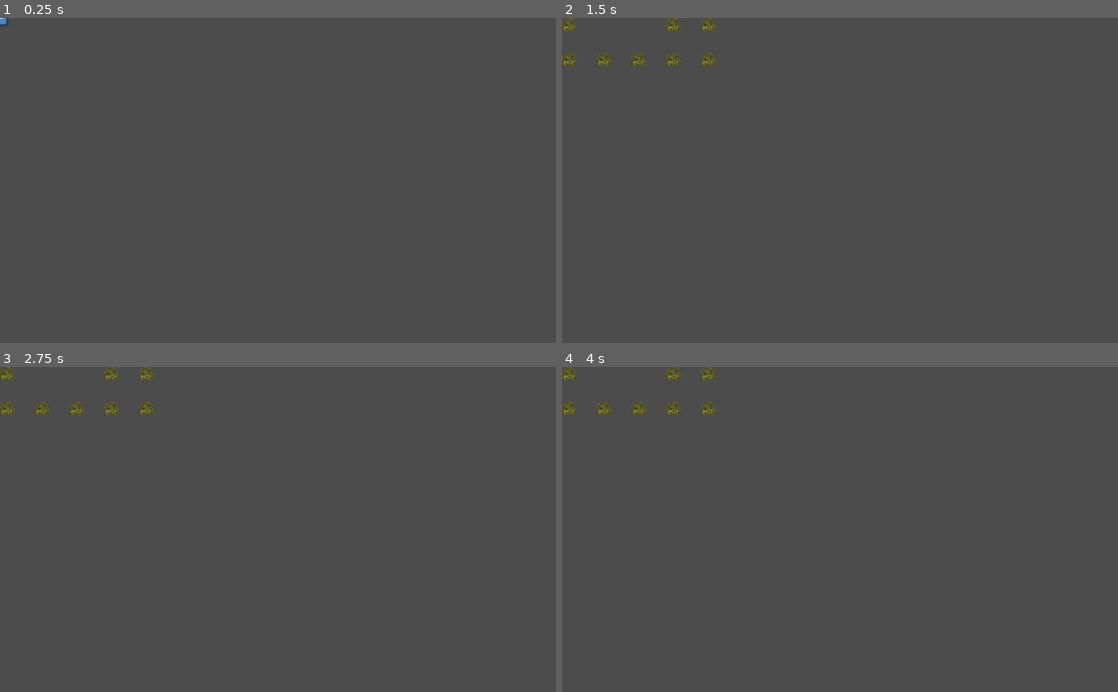
Above: before the commit, frames 1-4 (two rows, left to right).
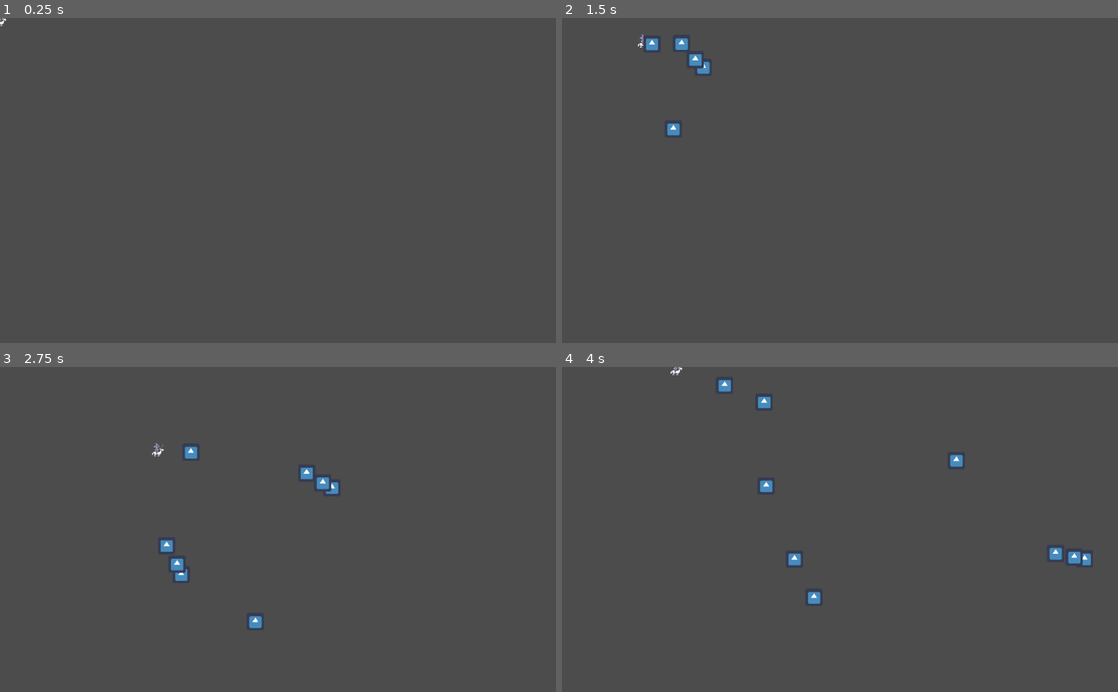
Above: after the commit, the same moments.

Repository: Will-Lerche/Djengis-Khan
Game: Godot game, scene res://scenes/player.tscn
Same seed, same stepped clock (60 frames per second), same inputs: the game is played once before the commit and once after it. The engine's default icon, where the game draws it, is replaced by a stand-in: a white triangle on a blue panel in a dark square.
Inputs (mouse positions are in pixels of both pictures, inside the frame that each line leads up to):
- Up to frame 1 (0.25 s): no input
- Up to frame 2 (1.5 s): tap Enter (ui_accept) at 0.5, 0.6, 0.77, 1.07, 1.35 s; move the mouse to (962, 164) at 0.52 s; hold D (right) 0.53-1.28 s; move the mouse to (728, 196) at 1.27 s; hold S (down) from 1.28 s (still down)
- Up to frame 3 (2.75 s): tap Enter (ui_accept) at 1.52, 1.82, 2.1 s; move the mouse to (333, 458) at 2.02 s; release S (down) at 2.03 s; hold D (right) from 2.03 s (still down)
- Up to frame 4 (4 s): move the mouse to (812, 594) at 2.77 s; release D (right) at 2.78 s; hold W (up) 2.78-3.53 s; tap Enter (ui_accept) at 2.85, 3.02, 3.32, 3.6, 3.77 s; move the mouse to (1006, 578) at 3.52 s; hold A (left) from 3.53 s (still down)

The runs differ from the first frame. In frame 1, less than 0.1% of the frame differs, in the area x 0-2%, y 0-3%; in frame 2, 1.0%; in frame 3, 1.3%; in frame 4, 1.4%, in the area x 0-96%, y 0-73%.

Commit message:
Projectiles

Diff:
--- a/scenes/MainScene.tscn
+++ b/scenes/MainScene.tscn
@@ -519,3 +519,5 @@
 [node name="Grass" type="Sprite" parent="."]
 position = Vector2( 57, 78 )
 texture = ExtResource( 4 )
+
+[node name="Camera2D" type="Camera2D" parent="."]
--- a/scenes/Projectiles.tscn
+++ b/scenes/Projectiles.tscn
@@ -10,6 +10,7 @@
 
 [node name="CollisionShape2D" type="CollisionShape2D" parent="."]
 shape = SubResource( 1 )
+disabled = true
 
 [node name="Sprite" type="Sprite" parent="."]
 scale = Vector2( 0.5, 0.5 )
--- a/scenes/player.tscn
+++ b/scenes/player.tscn
@@ -1,6 +1,6 @@
 [gd_scene load_steps=4 format=2]
 
-[ext_resource path="res://icon.png" type="Texture" id=1]
+[ext_resource path="res://assets/Genghis_khan_horse.png" type="Texture" id=1]
 [ext_resource path="res://scripts/player.gd" type="Script" id=2]
 
 [sub_resource type="RectangleShape2D" id=1]
@@ -14,10 +14,10 @@
 [node name="CollisionShape2D" type="CollisionShape2D" parent="Player"]
 shape = SubResource( 1 )
 
-[node name="Position2D" type="Position2D" parent="Player"]
-
 [node name="Sprite" type="Sprite" parent="Player"]
 scale = Vector2( 0.5, 0.5 )
 texture = ExtResource( 1 )
 
-[node name="Camera2D" type="Camera2D" parent="."]
+[node name="Node2D" type="Node2D" parent="Player"]
+
+[node name="Position2D" type="Position2D" parent="Player/Node2D"]
--- a/scripts/player.gd
+++ b/scripts/player.gd
@@ -5,11 +5,14 @@
 func _process(delta):
 	if Input.is_action_just_pressed("ui_accept"):
 		shoot()
+	$Node2D.look_at(get_global_mouse_position())
 func shoot():
 	var bullet = bulletPath.instance()
 
 	get_parent().add_child(bullet)
-	bullet.position = $Position2D.global_position
+	bullet.position = $Node2D/Position2D.global_position
+
+	bullet.velocity = get_global_mouse_position() - bullet.position
 func read_input():
 	if Input.is_action_pressed("up"):
 		velo.y -= 1
